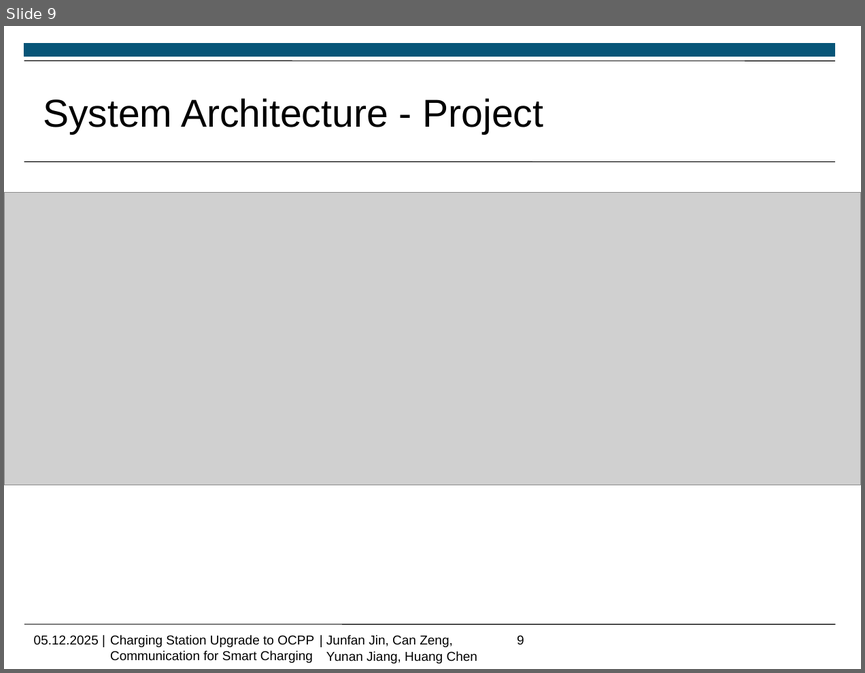
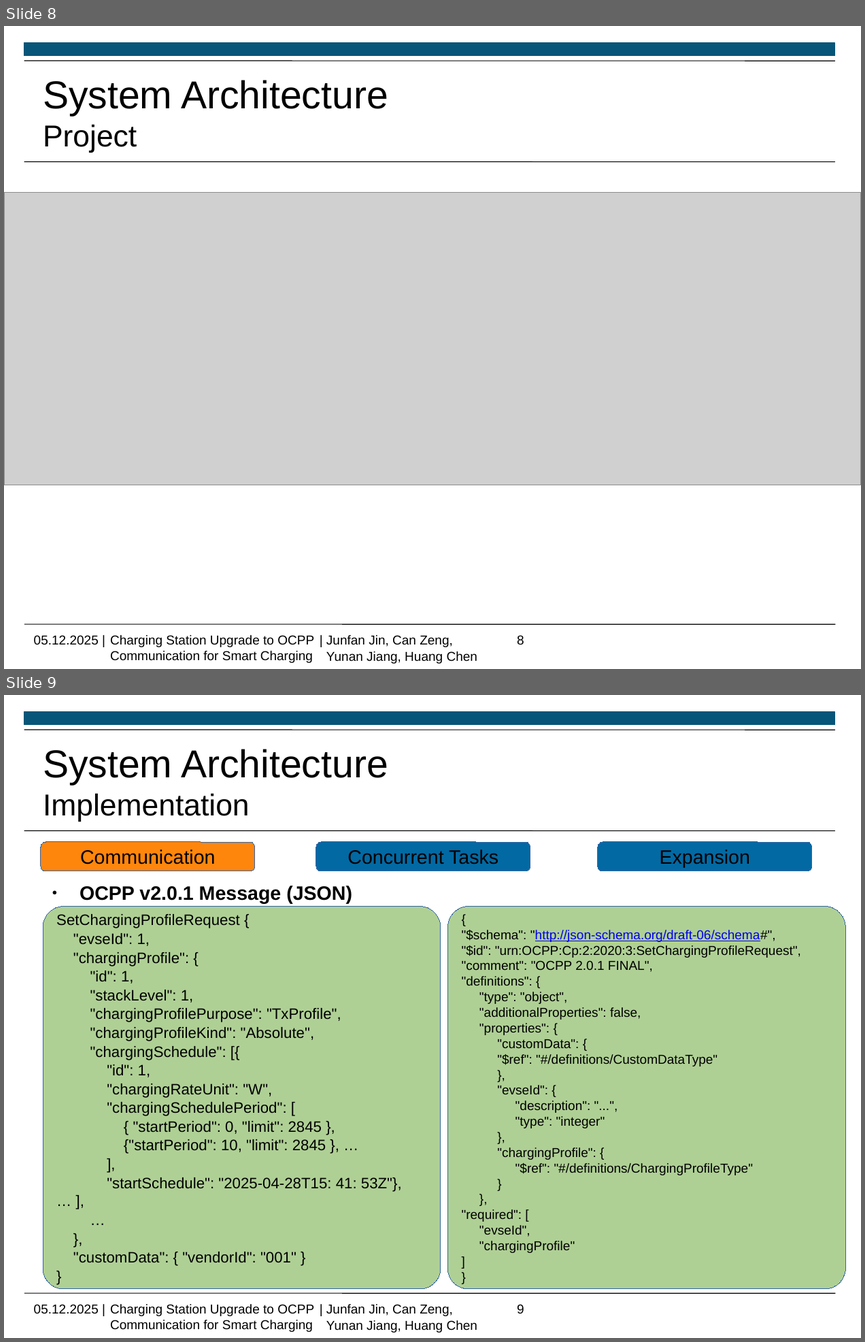
Before and after one commit to Jf-JIN/ADP_Ladesaeule_OCPP, a slide deck: ppt/Jin_Junfan.pptx. Shown one above the other, each under a label of ours: slide 9 before the commit, slides 8 and 9 after it. The pictures are 865x673 and 865x1342 pixels, drawn with LibreOffice and Linux fonts; fonts in the diff are those of the drawing; grey boxes stand for pictures; background and template pictures are left out. Boxes give left, top, right and bottom in pixels: in the first picture for what was removed or moved away, otherwise in the second. Text is boxed around its words. In the diff, an @@ line names an element or a change of style, - is before the commit and + after.

```diff
--- a/ppt/Jin_Junfan.pptx
+++ b/ppt/Jin_Junfan.pptx
@@ slide 9 added at (x1=4, y1=695, x2=861, y2=1338), background #FFFFFF; not listed: 8 template elements that a slide beside it also shows @@
@@ title added at (x1=43, y1=749, x2=388, y2=821), 36 pt, text #000000 @@
+System Architecture
+Implementation
@@ rounded rectangle added at (x1=41, y1=842, x2=254, y2=870), fill #FF860D, outline #3465A4 0 pt, 18 pt, text #000000 @@
+Communication
@@ rounded rectangle added at (x1=317, y1=842, x2=530, y2=870), fill #0369A3, outline #3465A4 0 pt, 18 pt, text #000000 @@
+Concurrent Tasks
@@ rounded rectangle added at (x1=598, y1=842, x2=812, y2=870), fill #0369A3, outline #3465A4 0 pt, 18 pt, text #000000 @@
+Expansion
@@ text added at (x1=79, y1=885, x2=352, y2=904), 18 pt, text #000000, bold @@
+● OCPP v2.0.1 Message (JSON)
@@ rounded rectangle added at (x1=43, y1=906, x2=441, y2=1289), fill #AFD095, outline #3465A4 0 pt, 14 pt, text #000000 @@
+SetChargingProfileRequest {
+"evseId": 1,
+"chargingProfile": {
+"id": 1,
+"stackLevel": 1,
+"chargingProfilePurpose": "TxProfile",
+"chargingProfileKind": "Absolute",
+"chargingSchedule": [{
+"id": 1,
+"chargingRateUnit": "W",
+"chargingSchedulePeriod": [
+{ "startPeriod": 0, "limit": 2845 },
+{"startPeriod": 10, "limit": 2845 }, …
+],
+"startSchedule": "2025-04-28T15: 41: 53Z"}, … ],
+…
+},
+"customData": { "vendorId": "001" }
+}
@@ rounded rectangle added at (x1=448, y1=906, x2=846, y2=1289), fill #AFD095, outline #3465A4 0 pt, 12 pt, text #000000 @@
+{
+"$schema": "http://json-schema.org/draft-06/schema#",
+"$id": "urn:OCPP:Cp:2:2020:3:SetChargingProfileRequest",
+"comment": "OCPP 2.0.1 FINAL",
+"definitions": {
+"type": "object",
+"additionalProperties": false,
+"properties": {
+"customData": {
+"$ref": "#/definitions/CustomDataType"
+},
+"evseId": {
+"description": "...",
+"type": "integer"
+},
+"chargingProfile": {
+"$ref": "#/definitions/ChargingProfileType"
+}
+},
+"required": [
+"evseId",
+"chargingProfile"
+]
+}
@@ what was slide 9 is now slide 8 @@
@@ slide 8 changed as well @@
@@ text at (x1=43, y1=80, x2=388, y2=152): text changed @@
-System Architecture - Project
+System Architecture
+Project
@@ page number at (x1=517, y1=635, x2=524, y2=645): text changed @@
-9
+8
```
Also in this commit, not shown: 8 other slides changed, 2 other slides added.
